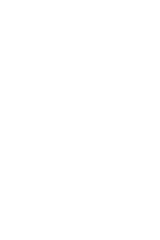
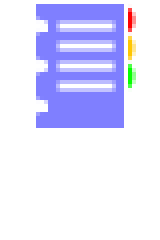
The second 160 × 240 image is a revision of the first. Changes to its layers:
hid "newspaper-logo" over [36, 8, 136, 120]
added group "notebook-lg" with 23 layers above "gallery-lg" over [36, 4, 136, 128]
added group "Group 5" with 16 layers in group "notebook-lg" over [36, 4, 124, 128]
added group "Group 3" with 8 layers in group "Group 5" over [36, 16, 48, 116]
added group "Group 2 copy" with 3 layers in group "Group 3" over [36, 16, 48, 116]
added layer "Ellipse 1 copy 2" (1st of 2, in "notebook-lg" › "Group 5" › "Group 3" › "Group 2 copy") in group "Group 2 copy" over [36, 96, 48, 116]
added layer "Ellipse 1 copy" (1st of 2, in "notebook-lg" › "Group 5" › "Group 3" › "Group 2 copy") in group "Group 2 copy" over [36, 56, 48, 76]
added group "Group 2" with 3 layers in group "Group 3" over [36, 16, 48, 116]
added group "Group 4 copy" with 2 layers in group "Group 5" over [56, 60, 116, 92]
added layer "Line 5" (1st of 2, in "notebook-lg" › "Group 5" › "Group 4 copy") in group "Group 4 copy" over [56, 80, 116, 92]
added layer "Line 4" (1st of 2, in "notebook-lg" › "Group 5" › "Group 4 copy") in group "Group 4 copy" over [56, 60, 116, 72]
added group "Group 4" with 2 layers in group "Group 5" over [56, 20, 116, 52]
added layer "Line 5" (2nd of 2, in "notebook-lg" › "Group 5" › "Group 4") in group "Group 4" over [56, 40, 116, 52]
added layer "Line 4" (2nd of 2, in "notebook-lg" › "Group 5" › "Group 4") in group "Group 4" over [56, 20, 116, 32]
added layer "Rectangle 3" in group "Group 5" over [36, 4, 124, 128]
added group "Group 6" with 3 layers in group "notebook-lg" over [128, 4, 136, 92]
added layer "Ellipse 2 copy 2" in group "Group 6" over [128, 60, 136, 92]
added layer "Ellipse 2 copy" in group "Group 6" over [128, 32, 136, 64]
added layer "Ellipse 2" in group "Group 6" over [128, 4, 136, 36]
added layer "Rectangle 4" (50%) in group "notebook-lg" over [36, 4, 124, 128]
…and 4 more changes (4 added)
